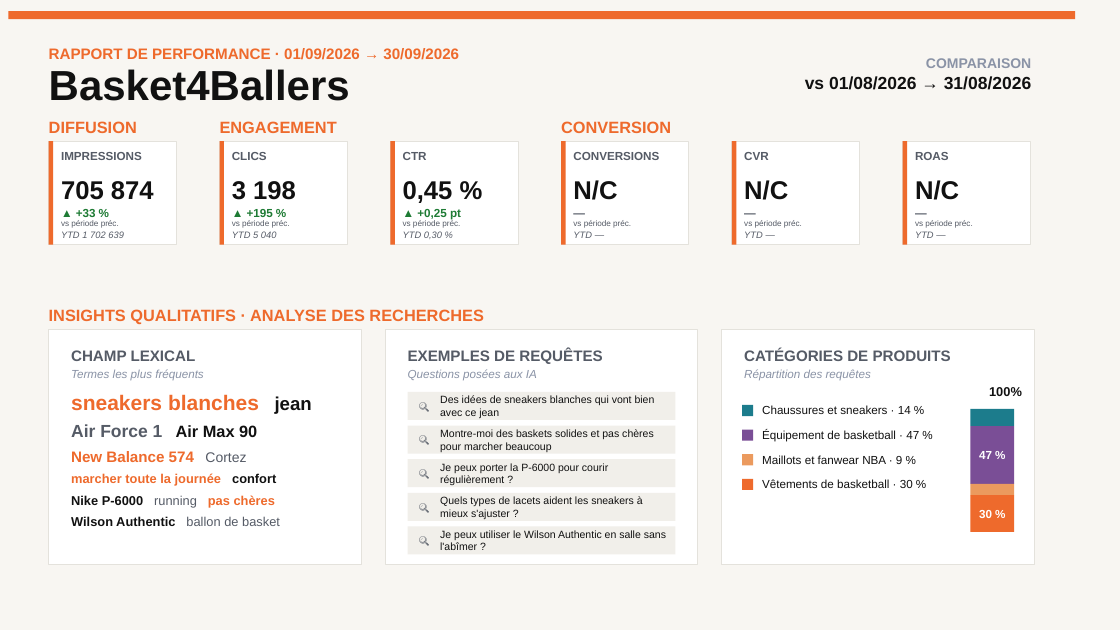
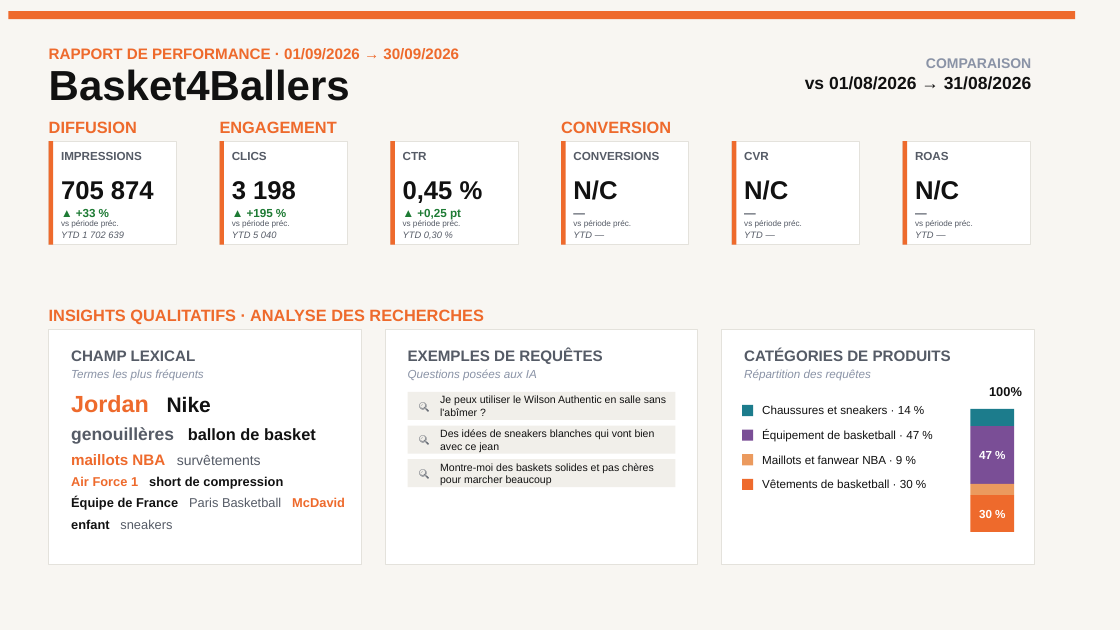
Before and after one commit to stephanemonmarson-creator/Lemrock, a slide deck: slide 5 of rapports/septembre/121026_Customer Success_Septembre 26.pptx. Drawn at 1120x630 pixels with LibreOffice and Linux fonts; fonts in the diff are those of the drawing. Boxes give left, top, right and bottom in pixels: in the first picture for what was removed or moved away, otherwise in the second. Text is boxed around its words. In the diff, an @@ line names an element or a change of style, - is before the commit and + after.

```diff
--- a/rapports/septembre/121026_Customer Success_Septembre 26.pptx
+++ b/rapports/septembre/121026_Customer Success_Septembre 26.pptx
@@ text at <box>71,395,345,529</box>: text changed; text colour #EE6A2C to #111111 @@
-sneakers blanches jean
-Air Force 1 Air Max 90
-New Balance 574 Cortez
-marcher toute la journée confort
-Nike P-6000 running pas chères
-Wilson Authentic ballon de basket
+Jordan Nike
+genouillères ballon de basket
+maillots NBA survêtements
+Air Force 1 short de compression
+Équipe de France Paris Basketball McDavid
+enfant sneakers
@@ text "Je peux utiliser le Wilson ...": place and size @@
-text "Je peux utiliser le Wilson ..." at <box>440,530,666,550</box>
+text "Je peux utiliser le Wilson ..." at <box>440,395,666,416</box>
@@ text "Des idées de sneakers blanches ...": place and size @@
-text "Des idées de sneakers blanches ..." at <box>440,395,655,418</box>
+text "Des idées de sneakers blanches ..." at <box>440,429,655,452</box>
@@ text "Montre-moi des baskets solides et ...": place and size @@
-text "Montre-moi des baskets solides et ..." at <box>440,429,654,452</box>
+text "Montre-moi des baskets solides et ..." at <box>440,463,654,485</box>
@@ text removed at <box>440,463,608,485</box> @@
-Je peux porter la P-6000 pour courir régulièrement ?
@@ rectangle removed at <box>408,493,676,521</box> @@
@@ text removed at <box>419,493,436,521</box> @@
-🔍
@@ text removed at <box>440,496,643,519</box> @@
-Quels types de lacets aident les sneakers à mieux s'ajuster ?
@@ rectangle removed at <box>408,527,676,555</box> @@
@@ text removed at <box>419,527,436,555</box> @@
-🔍
```
Also in this commit, not shown: 1 other slide changed, 3 other files.
